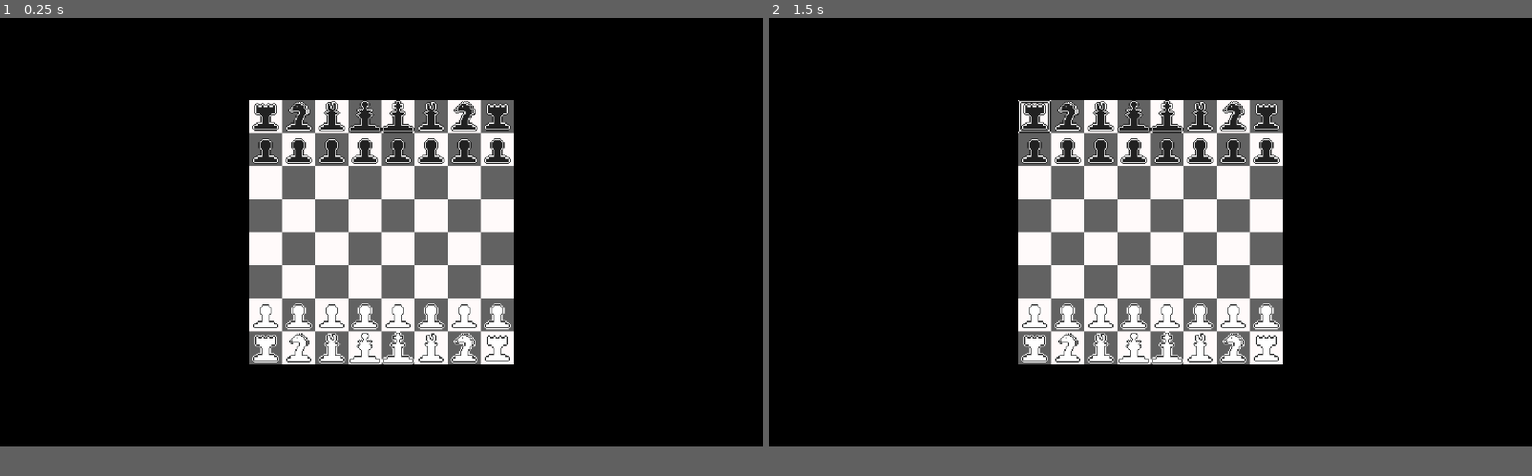
Above: before the commit, frames 1-2 (left to right).
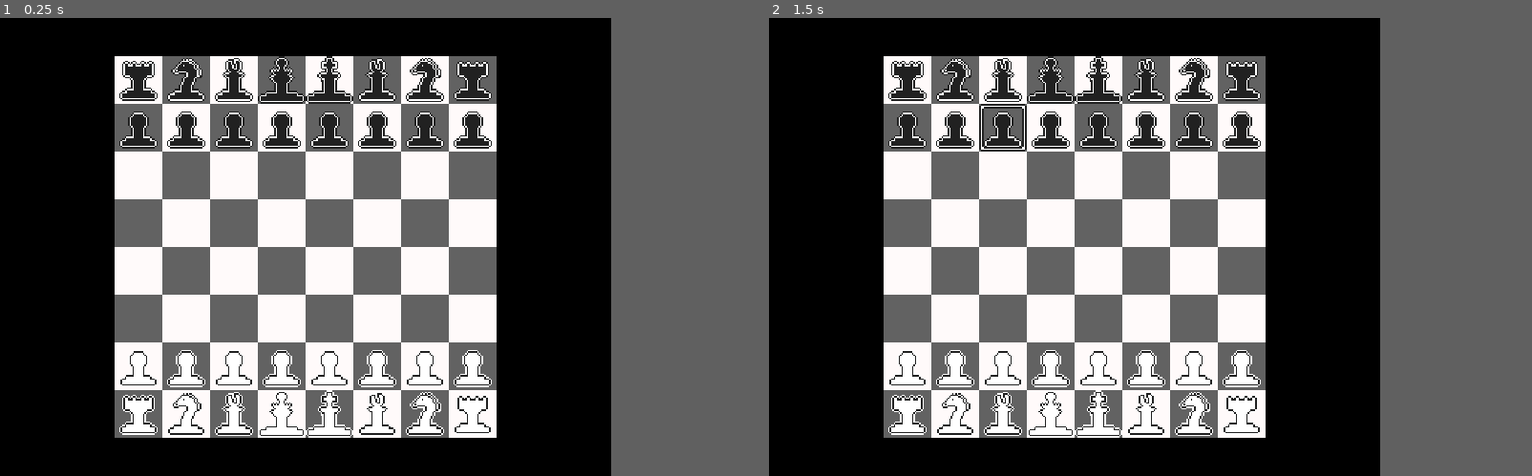
Above: after the commit, the same moments.

Repository: televisionia/untitled-chess-game
Game: Godot game, scene res://chess_2d.tscn
Same seed, same stepped clock (60 frames per second), same inputs: the game is played once before the commit and once after it.
Inputs (mouse positions are in pixels of both pictures, inside the frame that each line leads up to):
- Up to frame 1 (0.25 s): no input
- Up to frame 2 (1.5 s): click (1036, 118) at 0.52 s; click (1036, 118) at 1.27 s
The window is 799x449 before the commit and 640x480 after it. Grey fills any space a smaller window leaves; there, only what the larger window draws over its background counts as a difference.

The runs differ from the first frame. In frame 1, 35% of the frame differs, in the area x 15-68%, y 8-92%; in frame 2, 35%.

Commit message:
Bug fixes and sound effects added

Diff:
--- a/Chess_Script.gd
+++ b/Chess_Script.gd
@@ -39,29 +39,10 @@
 var PIECE_LAYER = 1
 var OVERLAY_LAYER = 2
 
-
-
 func make_layer(layer):
-	if get_node("Layer" + str(layer)) == null:
-		var board = LAYER_OBJECT.instantiate()
-		board.name = "Layer" + str(layer)
-		board.columns = BOARD_COLUMNS
-		add_child(board)
-		board.set_owner(self)
-		LAYERS.insert(layer, [])
-
-		board.anchor_left = 0.5
-		board.anchor_right = 0.5
-		board.anchor_top = 0.5
-		board.anchor_bottom = 0.5
-
-
-		board.size.x = 400
-		var square_height = size.x / BOARD_COLUMNS
-		board.size.y = square_height * BOARD_ROWS
-
-		return board
-	return null
+	LAYERS.insert(layer, [])
+
+
 
 
 func setup_base(layer):
@@ -139,35 +120,60 @@
 			layer_slots[row].insert(column, SLOT_ID.EMPTY)
 
 func clear_layer(layer):
+	print("clearing layer")
 	var grid = get_node("Layer" + str(layer))
 	for object in grid.get_children():
 		grid.remove_child(object)
 		object.queue_free()
+	remove_child(grid)
+	grid.queue_free()
+
+func make_layer_node(layer):
+	if get_node_or_null("Layer" + str(layer)) != null:
+		clear_layer(layer)
+
+	var board = LAYER_OBJECT.instantiate()
+	board.name = "Layer" + str(layer)
+	board.columns = BOARD_COLUMNS
+	add_child(board)
+	board.set_owner(self)
+
+	board.anchor_left = 0.5
+	board.anchor_right = 0.5
+	board.anchor_top = 0.5
+	board.anchor_bottom = 0.5
+
+
+	board.size.x = 400
+	var square_height = size.x / BOARD_COLUMNS
+	board.size.y = square_height * BOARD_ROWS
+
+	return board
 
 func draw_layer(layer_id):
 	var layer = LAYERS[layer_id]
-	clear_layer(layer_id)
-
-	var layer_object = get_node("Layer" + str(layer_id))
-	for row in layer:
-		for column in row:
-			var new_object = SLOT_OBJECTS[column].instantiate()
-			new_object.add_to_group(str(new_object.name))
-			layer_object.add_child(new_object)
-			new_object.owner = layer_object
-			new_object.mouse_filter = 2
-			if column >= SLOT_ID.LIGHT_PIECE_PAWN and column <= SLOT_ID.DARK_PIECE_KING:
-				var new_button = PIECE_BUTTON.instantiate()
-
-				new_object.add_child(new_button)
-				new_button.owner = new_object
-				new_button.pressed.connect(self._piece_selected.bind(new_object))
-			elif column == SLOT_ID.PATH:
-				var new_button = PATH_BUTTON.instantiate()
-
-				new_object.add_child(new_button)
-				new_button.owner = new_object
-				new_button.pressed.connect(self._path_selected.bind(new_object))
+	var layer_object = make_layer_node(layer_id)
+
+	if layer_object != null:
+		for row in layer:
+			for column in row:
+				var new_object = SLOT_OBJECTS[column].instantiate()
+				new_object.add_to_group(str(new_object.name))
+				layer_object.add_child(new_object)
+				new_object.owner = layer_object
+				new_object.mouse_filter = 2
+				if column >= SLOT_ID.LIGHT_PIECE_PAWN and column <= SLOT_ID.DARK_PIECE_KING:
+					var new_button = PIECE_BUTTON.instantiate()
+
+					new_object.add_child(new_button)
+					new_button.owner = new_object
+					new_button.pressed.connect(self._piece_selected.bind(new_object))
+				elif column == SLOT_ID.PATH:
+					var new_button = PATH_BUTTON.instantiate()
+
+					new_object.add_child(new_button)
+					new_button.owner = new_object
+					new_button.pressed.connect(self._path_selected.bind(new_object))
 
 func draw_board():
 	var i = 0
@@ -254,6 +260,7 @@
 
 func _piece_selected(piece):
 	SELECTED_PIECE = piece
+	var is_dark = false
 	var piece_index = SELECTED_PIECE.get_index()
 	var piece_type = SELECTED_PIECE.get_groups()[0]
 	match piece_type:
@@ -643,7 +650,12 @@
 
 			)
 		_:
+			is_dark = true
 			create_paths(piece_index, null, null, null, null)
+	if is_dark == false:
+		get_node("Sounds/Select").play()
+	else:
+		get_node("Sounds/Deny").play()
 
 func _path_selected(path):
 	if SELECTED_PIECE == null:
@@ -658,10 +670,16 @@
 	var piece_column = piece_index % BOARD_COLUMNS
 	var piece_row = (piece_index - piece_index % BOARD_COLUMNS) / BOARD_ROWS
 
-	piece_slots[location_row][location_column] = piece_slots[piece_row][piece_column]
-	piece_slots[piece_row][piece_column] = SLOT_ID.EMPTY
+	if location_column >= 0 and location_column < BOARD_COLUMNS and location_row >= 0 and location_row < BOARD_ROWS:
+		if piece_slots[location_row][location_column] == SLOT_ID.EMPTY:
+			get_node("Sounds/Move").play()
+		else:
+			get_node("Sounds/Kill").play()
+		piece_slots[location_row][location_column] = piece_slots[piece_row][piece_column]
+		piece_slots[piece_row][piece_column] = SLOT_ID.EMPTY
 	setup_overlay(OVERLAY_LAYER)
-	draw_board()
+	draw_layer(OVERLAY_LAYER)
+	draw_layer(PIECE_LAYER)
 
 # Called when the node enters the scene tree for the first time.Piece_Control
 func _ready():
--- a/chess_2d.tscn
+++ b/chess_2d.tscn
@@ -1,6 +1,34 @@
-[gd_scene load_steps=2 format=3 uid="uid://dd1f466dwc0ob"]
+[gd_scene load_steps=12 format=3 uid="uid://dd1f466dwc0ob"]
 
 [ext_resource type="Script" path="res://Chess_Script.gd" id="1_1j5yn"]
+[ext_resource type="AudioStream" uid="uid://m7amqehb0kxe" path="res://Sounds/Piece_Kill_1.wav" id="2_vvarn"]
+[ext_resource type="AudioStream" uid="uid://crwl82cxjlg65" path="res://Sounds/Select_Piece_1.wav" id="3_c66fg"]
+[ext_resource type="AudioStream" uid="uid://c47c7ga7kfjkt" path="res://Sounds/Piece_Kill_2.wav" id="3_xxydp"]
+[ext_resource type="AudioStream" uid="uid://dt1h2t8bjm3xb" path="res://Sounds/Select_Piece_2.wav" id="4_rvj86"]
+[ext_resource type="AudioStream" uid="uid://brpfk7rseaob0" path="res://Sounds/Bad.wav" id="4_v4guw"]
+[ext_resource type="AudioStream" uid="uid://bvnc2gi1v0q13" path="res://Sounds/Move_Piece_1.wav" id="4_x8mo3"]
+[ext_resource type="AudioStream" uid="uid://c65eyl4e573a0" path="res://Sounds/Move_Piece_2.wav" id="5_y5kig"]
+
+[sub_resource type="AudioStreamRandomizer" id="AudioStreamRandomizer_50us5"]
+streams_count = 2
+stream_0/stream = ExtResource("3_c66fg")
+stream_0/weight = 1.0
+stream_1/stream = ExtResource("4_rvj86")
+stream_1/weight = 1.0
+
+[sub_resource type="AudioStreamRandomizer" id="AudioStreamRandomizer_0v53q"]
+streams_count = 2
+stream_0/stream = ExtResource("4_x8mo3")
+stream_0/weight = 1.0
+stream_1/stream = ExtResource("5_y5kig")
+stream_1/weight = 1.0
+
+[sub_resource type="AudioStreamRandomizer" id="AudioStreamRandomizer_2onlw"]
+streams_count = 2
+stream_0/stream = ExtResource("2_vvarn")
+stream_0/weight = 1.0
+stream_1/stream = ExtResource("3_xxydp")
+stream_1/weight = 1.0
 
 [node name="Chess2D" type="Control"]
 layout_mode = 3
@@ -12,3 +40,17 @@
 grow_horizontal = 2
 grow_vertical = 2
 script = ExtResource("1_1j5yn")
+
+[node name="Sounds" type="Node" parent="."]
+
+[node name="Select" type="AudioStreamPlayer" parent="Sounds"]
+stream = SubResource("AudioStreamRandomizer_50us5")
+
+[node name="Move" type="AudioStreamPlayer" parent="Sounds"]
+stream = SubResource("AudioStreamRandomizer_0v53q")
+
+[node name="Kill" type="AudioStreamPlayer" parent="Sounds"]
+stream = SubResource("AudioStreamRandomizer_2onlw")
+
+[node name="Deny" type="AudioStreamPlayer" parent="Sounds"]
+stream = ExtResource("4_v4guw")
--- a/project.godot
+++ b/project.godot
@@ -15,6 +15,13 @@
 config/features=PackedStringArray("4.2", "GL Compatibility")
 config/icon="res://icon.svg"
 
+[display]
+
+window/size/viewport_width=640
+window/size/viewport_height=480
+window/stretch/mode="viewport"
+window/stretch/scale_mode="integer"
+
 [rendering]
 
 textures/canvas_textures/default_texture_filter=0
Binary file changed: Images/Game/Path_Box.png
Not shown, added: Sounds/Bad.wav.import
Not shown, added: Sounds/Move_Piece_1.wav.import
Not shown, added: Sounds/Move_Piece_2.wav.import
Not shown, added: Sounds/Piece_Kill_1.wav.import
Not shown, added: Sounds/Piece_Kill_2.wav.import
Not shown, added: Sounds/Select_Piece_1.wav.import
Not shown, added: Sounds/Select_Piece_2.wav.import
Not shown, added: Sounds/Bad.wav
Not shown, added: Sounds/Move_Piece_1.wav
Not shown, added: Sounds/Move_Piece_2.wav
Not shown, added: Sounds/Piece_Kill_1.wav
(and 3 more such lines)
